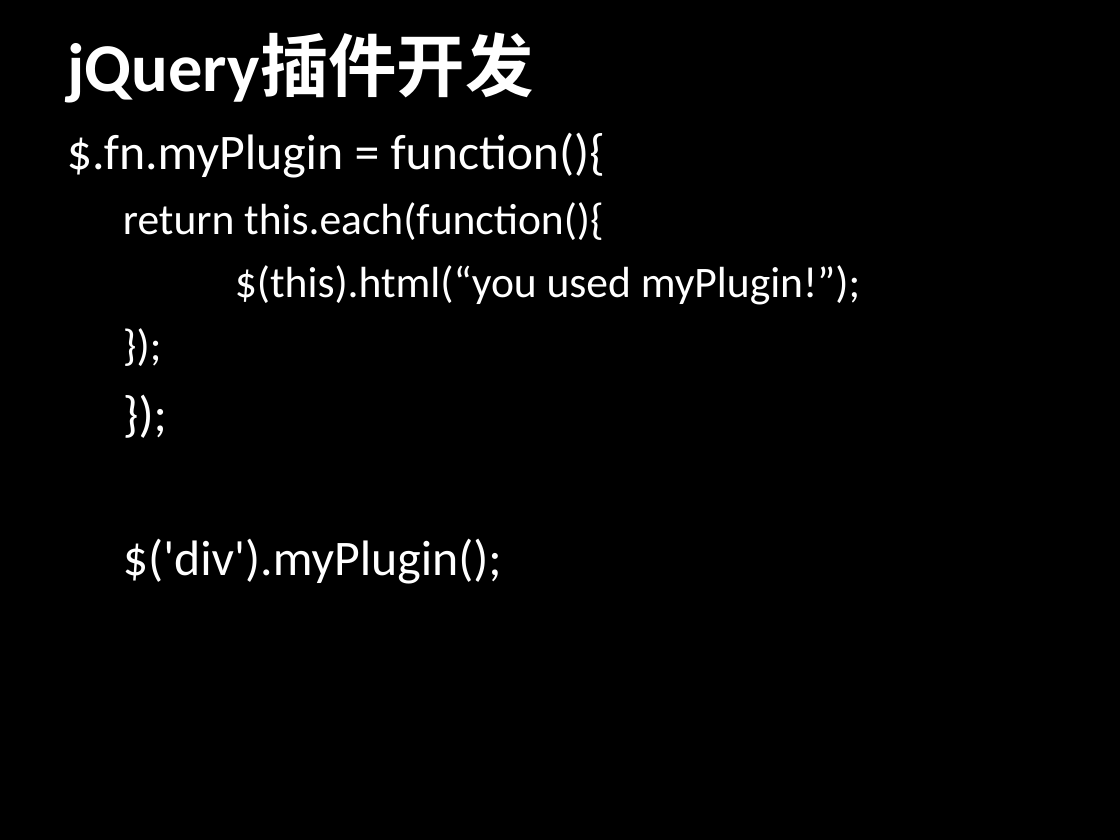
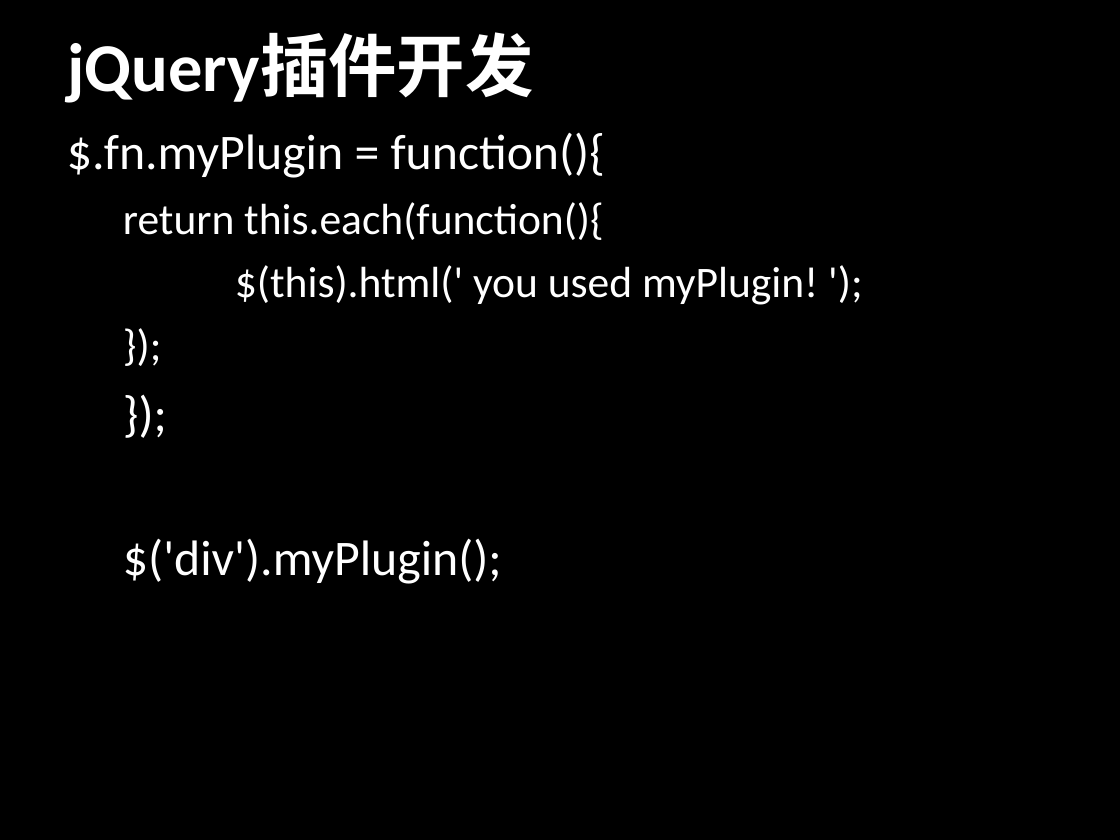
Before and after one commit to jianganglu/share-jquery-basic, a slide deck: slide 37 of jQuery基础应用.ppt. Drawn at 1120x840 pixels with LibreOffice and Linux fonts; fonts in the diff are those of the drawing. Boxes give left, top, right and bottom in pixels: in the first picture for what was removed or moved away, otherwise in the second. Text is boxed around its words. In the diff, an @@ line names an element or a change of style, - is before the commit and + after.

```diff
--- a/jQuery基础应用.ppt
+++ b/jQuery基础应用.ppt
@@ text at [235, 265, 818, 305]: text changed @@
-  $(this).html(“you used myPlugin!”);
+  $(this).html(' you used myPlugin! ');
```
Also in this commit, not shown: 2 other slides changed, 1 slide added, 9 other files.
